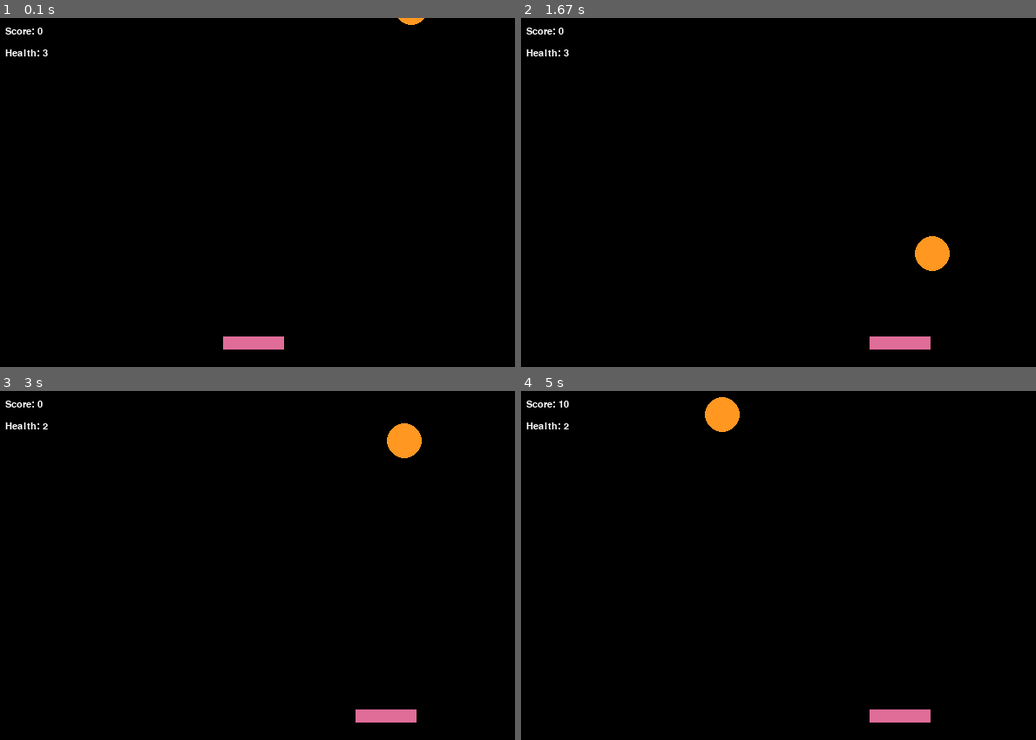
Above: before the commit, frames 1-4 (two rows, left to right).
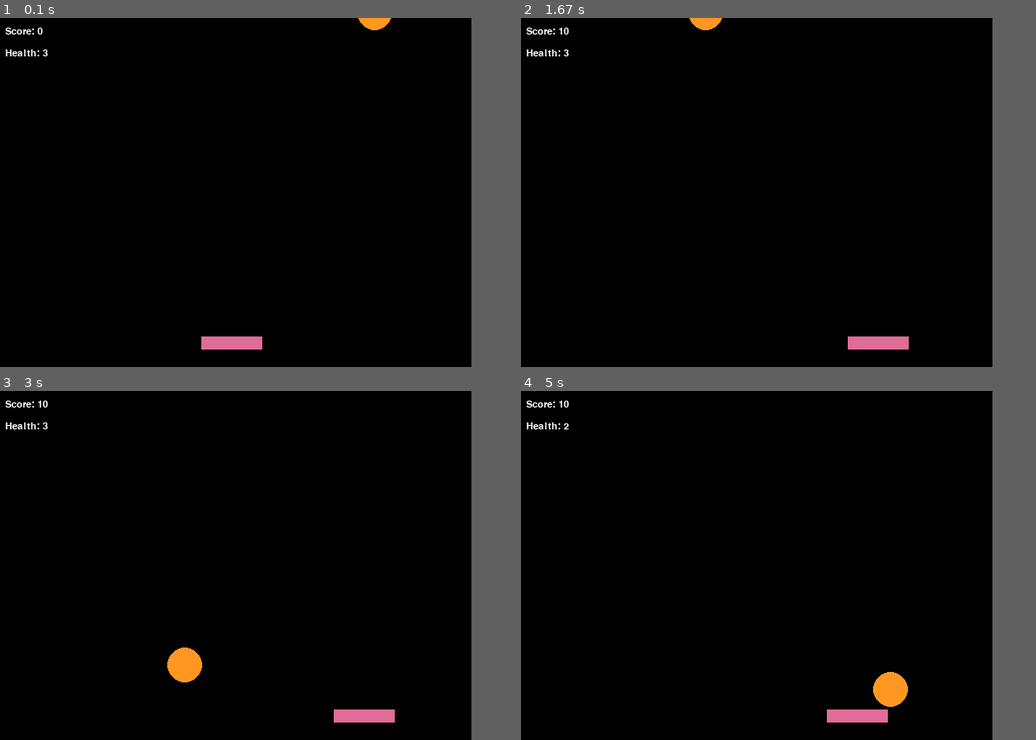
Above: after the commit, the same moments.

Repository: cwrlcarl/pygame-mini-games
Game: pygame game, started from falling-objects/main.py
Same seed, same stepped clock (60 frames per second), same inputs: the game is played once before the commit and once after it.
Inputs:
- Up to frame 1 (0.1 s): no input
- Up to frame 2 (1.67 s): hold Right 0.33-0.8 s; hold Right 0.83-1.3 s; hold Left from 1.33 s (still down)
- Up to frame 3 (3 s): release Left at 1.87 s; hold Left 1.9-2.3 s; hold Right 2.33-2.97 s
- Up to frame 4 (5 s): hold Left 3-3.47 s; hold Right 3.5-3.97 s; hold Right 4-4.47 s; hold Left from 4.5 s (still down)
In our replay, the window is 600x400 before the commit and 550x400 after it. These sizes can differ from the game's own. Grey fills any space a smaller window leaves; there, only what the larger window draws over its background counts as a difference.

The runs differ from the first frame. In frame 1, 0.5% of the frame differs, in the area x 39-83%, y 0-95%; in frame 2, 1.0%; in frame 3, 1.4%; in frame 4, 1.7%, in the area x 35-80%, y 1-95%.

Commit message:
Display game over text

Diff:
--- a/falling-objects/main.py
+++ b/falling-objects/main.py
@@ -4,46 +4,54 @@
 pygame.init()
 
 FPS = 60
-SCREEN_WIDTH, SCREEN_HEIGHT = 600, 400
+SCREEN_WIDTH, SCREEN_HEIGHT = 550, 400
 
 screen = pygame.display.set_mode((SCREEN_WIDTH, SCREEN_HEIGHT))
 pygame.display.set_caption("Catch the flying ahh object")
-screen_font = pygame.font.SysFont("Monocraft", 17)
-game_over_font = pygame.font.SysFont("Monocraft", 40)
+main_screen_font = pygame.font.SysFont("Monocraft", 17)
+game_over_font = pygame.font.SysFont("Monocraft", 80)
+subtext_font = pygame.font.SysFont("Monocraft", 13)
 
 PLAYER_WIDTH, PLAYER_HEIGHT = 70, 15
 PLAYER_SPEED = 4
 
 X_POS, Y_POS = random.randint(0, SCREEN_WIDTH - 50), -50
 RADIUS = 20
-FALL_SPEED = 3
+FALL_SPEED = 4
 
 BG_COLOR = (0, 0, 0)
-TEXT_COLOR = (255, 255, 255)
+MAIN_TEXT_COLOR = (255, 255, 255)
+SUBTEXT_COLOR = (171, 171, 171)
 PLAYER_COLOR = (224, 108, 152)
 OBJECT_COLOR = (255, 151, 33)
 
-game_over = False
 
-
-def draw_window(player_rect, object_rect, score, health):
+def draw_window(player_rect, object_rect, score, health, game_over):
     screen.fill(BG_COLOR)
 
     pygame.draw.rect(screen, PLAYER_COLOR, player_rect)
     pygame.draw.circle(screen, OBJECT_COLOR, object_rect.center, RADIUS)
 
-    score_text = screen_font.render(f"Score: {score}", True, TEXT_COLOR)
+    score_text = main_screen_font.render(f"Score: {score}", True, MAIN_TEXT_COLOR)
     screen.blit(score_text, (15, 10))
 
-    health_text = screen_font.render(f"Health: {health}", True, TEXT_COLOR)
+    health_text = main_screen_font.render(f"Health: {health}", True, MAIN_TEXT_COLOR)
     screen.blit(health_text, (15, 35))
 
     if game_over:
-        game_over_text = game_over_font.render("Game Over!", True, TEXT_COLOR)
-        screen.blit(game_over_text,(SCREEN_WIDTH // 2 - game_over_text.get_width() // 2,
-                    SCREEN_HEIGHT // 2 - game_over_text.get_height() // 2))
+        draw_game_over_screen()
 
     pygame.display.update()
+
+
+def draw_game_over_screen():
+    game_over_text = game_over_font.render(":(", True, MAIN_TEXT_COLOR)
+    screen.blit(game_over_text,((SCREEN_WIDTH // 2) - (game_over_text.get_width() // 2),
+                (SCREEN_HEIGHT // 2) - (game_over_text.get_height())))
+
+    instructions_text = subtext_font.render("Press R to restart | ESC to quit", True, SUBTEXT_COLOR)
+    screen.blit(instructions_text, ((SCREEN_WIDTH // 2) - (instructions_text.get_width() // 2),
+                (SCREEN_HEIGHT // 2) + (instructions_text.get_height() + 10)))
 
 
 def handle_movement(player_rect):
@@ -55,7 +63,7 @@
         player_rect.x += PLAYER_SPEED
 
 
-def handle_object(object_rect, player_rect, score, health):
+def handle_object(object_rect, player_rect, score, health, game_over):
     object_rect.y += FALL_SPEED
 
     if object_rect.y > SCREEN_HEIGHT:
@@ -63,13 +71,14 @@
         reset_object(object_rect)
 
         if health <= 0:
+            game_over = True
             print("Game Over")
 
     if player_rect.colliderect(object_rect):
         score += 10
         reset_object(object_rect)
 
-    return score, health
+    return score, health, game_over
 
 
 def reset_object(object_rect):
@@ -80,6 +89,7 @@
 def main():
     score = 0
     health = 3
+    game_over = False
 
     player_rect = pygame.Rect(((SCREEN_WIDTH // 2) - (PLAYER_WIDTH // 2),
                                 SCREEN_HEIGHT - PLAYER_HEIGHT - 20,
@@ -96,9 +106,12 @@
             if event.type == pygame.QUIT:
                 running = False
 
-        score, health = handle_object(object_rect, player_rect, score, health)
+            if event.type == pygame.K_r:
+                running = False
+
+        score, health, game_over = handle_object(object_rect, player_rect, score, health, game_over)
         handle_movement(player_rect)
-        draw_window(player_rect, object_rect, score, health)
+        draw_window(player_rect, object_rect, score, health, game_over)
         clock.tick(FPS)
 
     pygame.quit()
